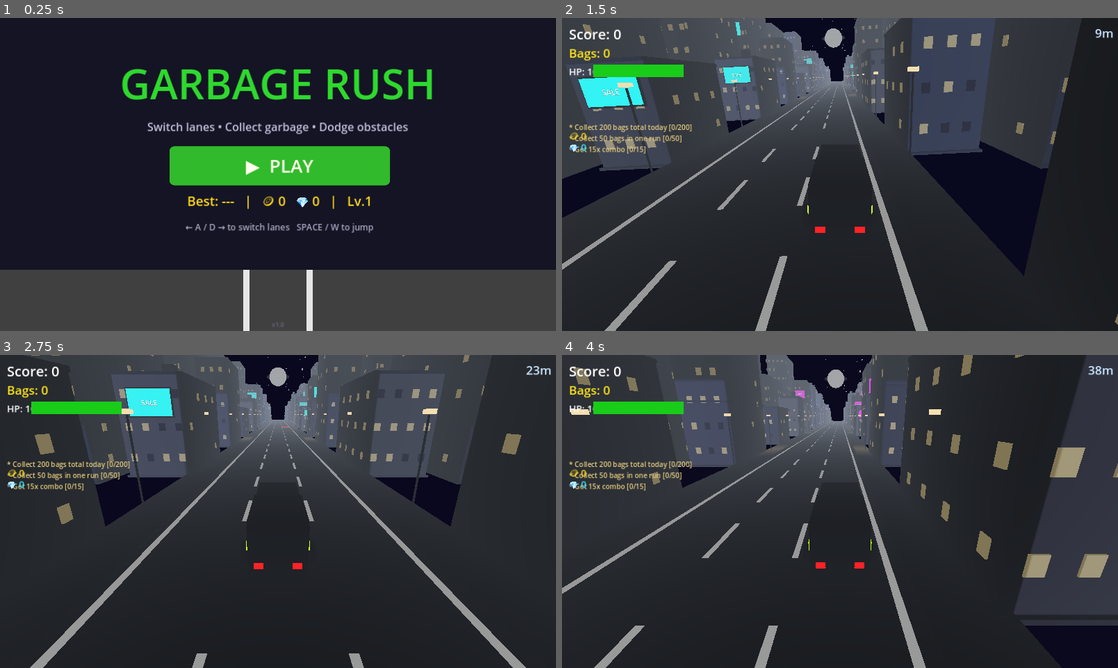
Above: before the commit, frames 1-4 (two rows, left to right).
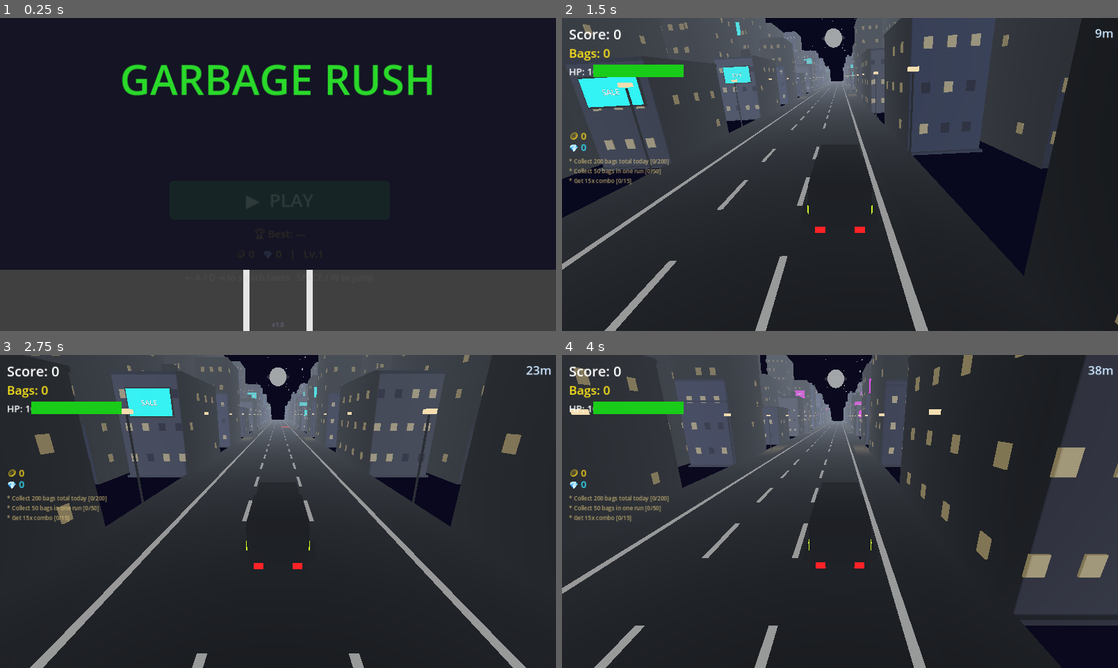
Above: after the commit, the same moments.

Repository: bhavyat81/runner
Game: Godot game, scene res://scenes/main_menu.tscn
Same seed, same stepped clock (60 frames per second), same inputs: the game is played once before the commit and once after it.
Inputs (mouse positions are in pixels of both pictures, inside the frame that each line leads up to):
- Up to frame 1 (0.25 s): no input
- Up to frame 2 (1.5 s): click "▶ PLAY" at 0.5 s; move the mouse to (962, 158) at 1.27 s; hold D (move_right) from 1.28 s (still down); click (962, 158) at 1.42 s
- Up to frame 3 (2.75 s): tap Space (jump) at 1.52, 2.27 s; move the mouse to (166, 527) at 2.02 s; release D (move_right) at 2.03 s; hold A (move_left) from 2.03 s (still down)
- Up to frame 4 (4 s): move the mouse to (895, 442) at 2.77 s; release A (move_left) at 2.78 s; hold D (move_right) from 2.78 s (still down); move the mouse to (812, 574) at 3.52 s; click (812, 574) at 3.67 s; tap Space (jump) at 3.77 s

The runs differ from the first frame. In frame 1, 9.1% of the frame differs, in the area x 21-78%, y 14-69%; in frame 2, 1.0%; in frame 3, 1.0%; in frame 4, 1.0%.

Commit message:
Fix 6 bugs: diamond type mismatch, ghost mode, rain removal, traffic spawning, challenge HUD, main menu redesign
Agent-Logs-Url: https://github.com/bhavyat81/runner/sessions/edc82ad4-c345-445d-acf3-f162e7d31340

Co-authored-by: bhavyat81 <233542359+bhavyat81@users.noreply.github.com>

Diff:
--- a/scenes/main_menu.tscn
+++ b/scenes/main_menu.tscn
@@ -101,7 +101,7 @@
 
 [node name="HighScoreLabel" type="Label" parent="MenuScroll/VBoxContainer"]
 size_flags_horizontal = 3
-theme_override_font_sizes/font_size = 30
+theme_override_font_sizes/font_size = 24
 horizontal_alignment = 1
 text = "Best: ---"
 theme_override_colors/font_color = Color(1.0, 0.85, 0.1, 1)
--- a/scripts/diamond.gd
+++ b/scripts/diamond.gd
@@ -6,7 +6,7 @@
 const SPIN_SPEED: float = 120.0  # degrees per second
 const COLLECT_EFFECT_SCENE := preload("res://scenes/collect_effect.tscn")
 var _collected: bool = false
-var _mesh_instance: MeshInstance3D = null
+var _mesh_instance: Node3D = null
 var _bob_time: float = 0.0
 
 func _ready() -> void:
--- a/scripts/game.gd
+++ b/scripts/game.gd
@@ -49,6 +49,8 @@
 const HEALTH_WARNING_THRESHOLD: int = 30
 const BASE_FOV: float = 60.0
 const MAX_FOV: float = 75.0
+const TRAFFIC_SPAWN_CHECK_DISTANCE: float = 9.0
+const TRAFFIC_LANE_PROXIMITY: float = 1.5
 
 var road_segments: Array[Node3D] = []
 var left_buildings: Array[Node3D] = []
@@ -452,9 +454,10 @@
 	ch_layer.layer = 6
 	add_child(ch_layer)
 	_challenge_hud_label = Label.new()
-	_challenge_hud_label.position = Vector2(16, 240)
-	_challenge_hud_label.add_theme_font_size_override("font_size", 16)
+	_challenge_hud_label.position = Vector2(16, 320)
+	_challenge_hud_label.add_theme_font_size_override("font_size", 13)
 	_challenge_hud_label.add_theme_color_override("font_color", Color(0.9, 0.8, 0.5))
+	_challenge_hud_label.modulate = Color(1.0, 1.0, 1.0, 0.75)
 	_challenge_hud_label.mouse_filter = Control.MOUSE_FILTER_IGNORE
 	ch_layer.add_child(_challenge_hud_label)
 	_update_challenge_hud_labels()
@@ -589,47 +592,58 @@
 	_last_active_powerup = GameManager.PowerupType.NONE
 
 func _apply_ghost_mode(enable: bool) -> void:
-	# Find all MeshInstance3D children of the truck and set transparency
-	for child in truck.get_children():
-		if child is MeshInstance3D:
-			var mats_count: int = child.get_surface_override_material_count()
-			if mats_count == 0:
-				mats_count = child.mesh.get_surface_count() if child.mesh else 0
-			for i in range(mats_count):
-				var mat: StandardMaterial3D = child.get_surface_override_material(i)
-				if mat == null:
-					mat = child.mesh.surface_get_material(i) as StandardMaterial3D if child.mesh else null
-				if mat == null:
-					continue
-				var new_mat: StandardMaterial3D = mat.duplicate()
-				if enable:
-					new_mat.transparency = BaseMaterial3D.TRANSPARENCY_ALPHA
-					new_mat.albedo_color.a = GHOST_MODE_ALPHA
-					new_mat.emission_enabled = true
-					new_mat.emission = Color(0.4, 0.8, 1.0)
-					new_mat.emission_energy_multiplier = 0.8
-				else:
-					new_mat.transparency = BaseMaterial3D.TRANSPARENCY_DISABLED
-					new_mat.albedo_color.a = 1.0
-				child.set_surface_override_material(i, new_mat)
+	# Find all MeshInstance3D descendants of the truck recursively
+	var mesh_instances := truck.find_children("*", "MeshInstance3D", true, false)
+	for child in mesh_instances:
+		var mi := child as MeshInstance3D
+		if mi == null:
+			continue
+		var mats_count: int = mi.get_surface_override_material_count()
+		if mats_count == 0:
+			mats_count = mi.mesh.get_surface_count() if mi.mesh else 0
+		for i in range(mats_count):
+			var mat: StandardMaterial3D = mi.get_surface_override_material(i)
+			if mat == null:
+				mat = mi.mesh.surface_get_material(i) as StandardMaterial3D if mi.mesh else null
+			if mat == null:
+				continue
+			var new_mat: StandardMaterial3D = mat.duplicate()
+			if enable:
+				new_mat.transparency = BaseMaterial3D.TRANSPARENCY_ALPHA
+				new_mat.albedo_color.a = GHOST_MODE_ALPHA
+				new_mat.emission_enabled = true
+				new_mat.emission = Color(0.4, 0.8, 1.0)
+				new_mat.emission_energy_multiplier = 0.8
+			else:
+				new_mat.transparency = BaseMaterial3D.TRANSPARENCY_DISABLED
+				new_mat.albedo_color.a = 1.0
+				new_mat.emission_enabled = false
+			mi.set_surface_override_material(i, new_mat)
 
 func _fade_ghost_mode_out() -> void:
 	# Tween alpha back to 1.0 over 1 second
 	if _ghost_tween:
 		_ghost_tween.kill()
 	_ghost_tween = create_tween()
-	for child in truck.get_children():
-		if child is MeshInstance3D:
-			var mats_count: int = child.get_surface_override_material_count()
-			if mats_count == 0:
-				mats_count = child.mesh.get_surface_count() if child.mesh else 0
-			for i in range(mats_count):
-				var mat: StandardMaterial3D = child.get_surface_override_material(i)
-				if mat == null:
-					continue
-				_ghost_tween.parallel().tween_method(
-					func(a: float): mat.albedo_color.a = a,
-					GHOST_MODE_ALPHA, 1.0, 1.0)
+	var mesh_instances := truck.find_children("*", "MeshInstance3D", true, false)
+	for child in mesh_instances:
+		var mi := child as MeshInstance3D
+		if mi == null:
+			continue
+		var mats_count: int = mi.get_surface_override_material_count()
+		if mats_count == 0:
+			mats_count = mi.mesh.get_surface_count() if mi.mesh else 0
+		for i in range(mats_count):
+			var mat: StandardMaterial3D = mi.get_surface_override_material(i)
+			if mat == null:
+				continue
+			var captured_mat := mat
+			_ghost_tween.parallel().tween_method(
+				func(a: float):
+					var c := captured_mat.albedo_color
+					c.a = a
+					captured_mat.albedo_color = c,
+				GHOST_MODE_ALPHA, 1.0, 1.0)
 	_ghost_tween.tween_callback(func(): _apply_ghost_mode(false))
 
 func _on_achievement_unlocked(_id: String, title: String) -> void:
@@ -835,7 +849,7 @@
 		env.ambient_light_energy = lerpf(from_cfg["ambient_e"], to_cfg["ambient_e"], t)
 
 func _pick_random_weather() -> void:
-	var types := [WeatherType.CLEAR, WeatherType.RAIN, WeatherType.FOG, WeatherType.THUNDERSTORM]
+	var types := [WeatherType.CLEAR, WeatherType.FOG]
 	_apply_weather(types[randi() % types.size()])
 
 func _apply_weather(w_type: int) -> void:
@@ -1083,11 +1097,28 @@
 func _spawn_traffic_car() -> void:
 	if GameManager.current_state != GameManager.GameState.PLAYING:
 		return
+	# Determine which lanes are already occupied near the spawn point
+	var lane_xs: Array[float] = [-3.0, 0.0, 3.0]
+	var occupied: Array[bool] = [false, false, false]
+	for existing in traffic_container.get_children():
+		if abs(existing.position.z - SPAWN_Z) < TRAFFIC_SPAWN_CHECK_DISTANCE:
+			for li in range(3):
+				if abs(existing.position.x - lane_xs[li]) < TRAFFIC_LANE_PROXIMITY:
+					occupied[li] = true
+	# Collect free lanes; always keep at least one lane open
+	var available: Array[int] = []
+	for li in range(3):
+		if not occupied[li]:
+			available.append(li)
+	# Need at least 2 free lanes so we can spawn in one and leave one open
+	if available.size() < 2:
+		return
+	var chosen_lane: int = available[randi() % available.size()]
 	var car: Area3D = TRAFFIC_CAR_SCENE.instantiate()
 	traffic_container.add_child(car)
 	car.position.z = SPAWN_Z
 	car.position.y = 0.0
-	car.setup(randi() % 3, randf() < 0.4)
+	car.setup(chosen_lane, randf() < 0.4)
 
 func _setup_coin_hud() -> void:
 	var coin_layer := CanvasLayer.new()
--- a/scripts/main_menu.gd
+++ b/scripts/main_menu.gd
@@ -4,11 +4,14 @@
 
 @onready var play_button: Button = $MenuScroll/VBoxContainer/PlayButton
 @onready var high_score_label: Label = $MenuScroll/VBoxContainer/HighScoreLabel
+@onready var title_label: Label = $TitleLabel
+@onready var subtitle_label: Label = $SubtitleLabel
 
 func _ready() -> void:
 	get_tree().paused = false
 	_refresh_stats()
 	play_button.pressed.connect(_on_play_pressed)
+	_setup_entrance_anim()
 	_setup_title_anim()
 
 func _refresh_stats() -> void:
@@ -17,15 +20,45 @@
 	var diamonds: int = GameManager.diamonds
 	var lvl: int = GameManager.level
 	high_score_label.text = (
-		("Best: ---" if hs == 0 else "Best: %d" % hs) +
-		"   |   🪙 %d   💎 %d   |   Lv.%d" % [coins, diamonds, lvl]
+		("🏆 Best: ---" if hs == 0 else "🏆 Best: %d" % hs) + "\n" +
+		"🪙 %d   💎 %d   |   Lv.%d" % [coins, diamonds, lvl]
 	)
 
+func _setup_entrance_anim() -> void:
+	# Slide title in from above
+	var orig_title_y := title_label.position.y
+	title_label.position.y = orig_title_y - 220.0
+	var t1 := create_tween()
+	t1.tween_property(title_label, "position:y", orig_title_y, 0.75) \
+		.set_ease(Tween.EASE_OUT).set_trans(Tween.TRANS_BACK)
+	# Fade subtitle in with slight delay
+	subtitle_label.modulate.a = 0.0
+	var t2 := create_tween()
+	t2.tween_interval(0.35)
+	t2.tween_property(subtitle_label, "modulate:a", 1.0, 0.5)
+	# Slide menu container up and fade in
+	var menu_scroll: Control = $MenuScroll
+	var orig_menu_y := menu_scroll.position.y
+	menu_scroll.position.y = orig_menu_y + 100.0
+	menu_scroll.modulate.a = 0.0
+	var t3 := create_tween()
+	t3.tween_interval(0.2)
+	t3.tween_property(menu_scroll, "position:y", orig_menu_y, 0.65) \
+		.set_ease(Tween.EASE_OUT).set_trans(Tween.TRANS_CUBIC)
+	var t4 := create_tween()
+	t4.tween_interval(0.2)
+	t4.tween_property(menu_scroll, "modulate:a", 1.0, 0.5)
+
 func _setup_title_anim() -> void:
-	# Animate the play button with a subtle pulse
-	var tween := create_tween().set_loops()
-	tween.tween_property(play_button, "modulate", Color(1.2, 1.2, 0.8), 0.7)
-	tween.tween_property(play_button, "modulate", Color(1.0, 1.0, 1.0), 0.7)
+	# Neon color cycle on the title label
+	var title_tween := create_tween().set_loops()
+	title_tween.tween_property(title_label, "modulate", Color(0.35, 1.0, 0.35), 1.8)
+	title_tween.tween_property(title_label, "modulate", Color(0.2, 0.85, 1.0), 1.8)
+	title_tween.tween_property(title_label, "modulate", Color(1.0, 0.75, 0.15), 1.8)
+	# Pulse play button to draw attention
+	var btn_tween := create_tween().set_loops()
+	btn_tween.tween_property(play_button, "modulate", Color(1.15, 1.2, 1.0), 0.85)
+	btn_tween.tween_property(play_button, "modulate", Color(1.0, 1.0, 1.0), 0.85)
 
 func _on_play_pressed() -> void:
 	GameManager.start_game()
